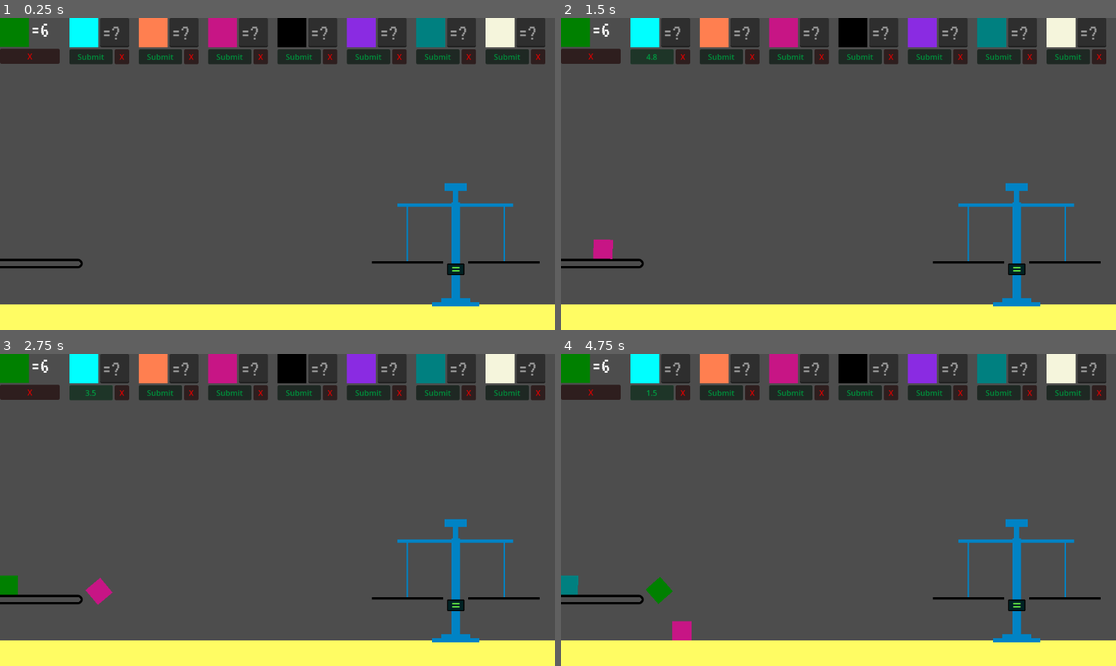
Above: before the commit, frames 1-4 (two rows, left to right).
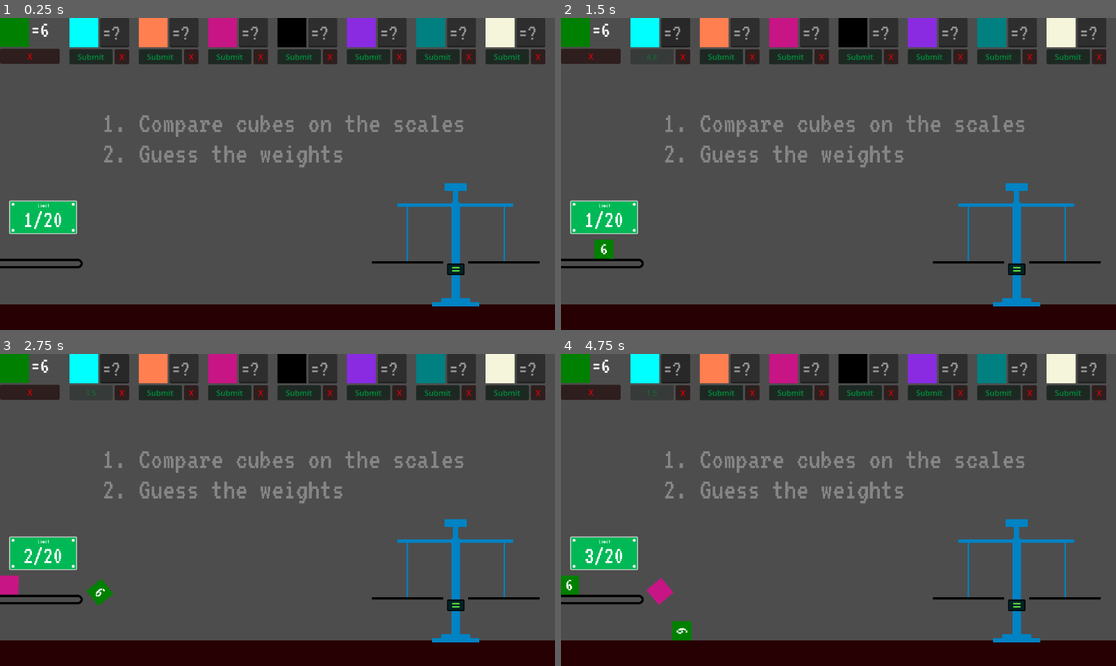
Above: after the commit, the same moments.

Repository: bjornarprytz/scale
Game: Godot game, scene res://main.tscn
Same seed, same stepped clock (60 frames per second), same inputs: the game is played once before the commit and once after it.
Inputs (mouse positions are in pixels of both pictures, inside the frame that each line leads up to):
- Up to frame 1 (0.25 s): no input
- Up to frame 2 (1.5 s): click (677, 33) at 0.52 s; type "Alex" at 0.6 s; click "Submit" at 1.25 s
- Up to frame 3 (2.75 s): click (88, 391) at 2 s, where only the run before the commit has a clickable "4.3"
- Up to frame 4 (4.75 s): click (649, 391) at 2.75 s, where only the run before the commit has a clickable "3.5"; click (649, 391) at 3.5 s, where only the run before the commit has a clickable "2.8"; click (649, 391) at 4.25 s, where only the run before the commit has a clickable "2.0"

The runs differ from the first frame. In frame 1, 11% of the frame differs, in the area x 0-100%, y 31-100%; in frame 2, 11%; in frame 3, 12%; in frame 4, 12%, in the area x 0-100%, y 11-100%.

Commit message:
Added some instructions and QoL

Diff:
--- a/src/autoload/autoload.gd
+++ b/src/autoload/autoload.gd
@@ -2,6 +2,7 @@
 class_name Global
 
 signal purge(kind: ElementCube.Kind)
+signal correct_guess(kind: ElementCube.Kind)
 signal game_over(won: bool)
 
 var kinds : Array[ElementCube.Kind] = []
@@ -23,10 +24,10 @@
 func submit_answer(kind: ElementCube.Kind, answer: int) -> bool:
 	if (kind.weight == answer and correct_answers.find(kind) == -1):
 		correct_answers.push_back(kind)
+		correct_guess.emit(kind)
 		if (correct_answers.size() == kinds.size()):
 			game_over.emit(true)
 		return true
-
 	else:
 		wrong_answers += 1
 
--- a/src/main.gd
+++ b/src/main.gd
@@ -1,6 +1,7 @@
 extends Node2D
 
 const MAX_SCORE := 69000
+const MAX_CUBES := 20
 var SPAWN_TIME := 2.0
 
 @onready var cube_spawner = preload("res://things/cube.tscn")
@@ -11,7 +12,7 @@
 @onready var info : GridContainer = $CanvasLayer/Control/AnswerGrid
 
 var won : bool
-var t := 100.0
+var t := 0.0
 var elapsed := 0.0
 
 func _ready() -> void:
@@ -35,6 +36,8 @@
 
 		info.add_child(an)
 
+	_spawn_cube(known_info)
+
 func _purge(kind: ElementCube.Kind):
 	for c in $Cubes.get_children():
 		if c.kind == kind:
@@ -45,6 +48,7 @@
 
 	if (win):
 		SPAWN_TIME = 0.5
+		$CanvasLayer/Instructions.visible = false
 		$CanvasLayer/WinText.visible = true
 		$CanvasLayer/Score.visible = true
 		$CanvasLayer/Score.add_text(str(_score_formula()))
@@ -55,12 +59,9 @@
 
 	if (t > SPAWN_TIME):
 		t = 0.0
-		if ($Cubes.get_child_count() < 20):
-			var cube = cube_spawner.instantiate() as ElementCube
-			cube.kind = Autoload.kinds.pick_random()
+		if ($Cubes.get_child_count() < MAX_CUBES):
+			_spawn_cube(Autoload.kinds.pick_random())
 
-			$Cubes.add_child(cube)
-			cube.position = spawn_point.position
 
 		if (won):
 			for c in $Cubes.get_children():
@@ -68,4 +69,14 @@
 
 
 func _score_formula() -> int:
-	return (MAX_SCORE - (elapsed * 10.0) - (Autoload.exploded_cubes * 1000.0)) / (Autoload.wrong_answers +1)
+	return float(MAX_SCORE - (elapsed * 10.0) - (Autoload.exploded_cubes * 1000.0)) / float(Autoload.wrong_answers +1)
+
+func _spawn_cube(kind: ElementCube.Kind):
+	var cube = cube_spawner.instantiate() as ElementCube
+	cube.kind = kind
+
+	$Cubes.add_child(cube)
+	cube.position = spawn_point.position
+
+	$CanvasLayer/CountPanel/Count.clear()
+	$CanvasLayer/CountPanel/Count.append_text("[center]" + str($Cubes.get_child_count()) + "/" + str(MAX_CUBES))
--- a/src/main.tscn
+++ b/src/main.tscn
@@ -10,6 +10,32 @@
 [sub_resource type="Theme" id="Theme_75p0t"]
 default_font = ExtResource("4_xs043")
 default_font_size = 256
+
+[sub_resource type="StyleBoxFlat" id="StyleBoxFlat_hnbky"]
+bg_color = Color(0, 0.721569, 0.337255, 1)
+border_width_left = 2
+border_width_top = 2
+border_width_right = 2
+border_width_bottom = 2
+corner_radius_top_left = 2
+corner_radius_top_right = 2
+corner_radius_bottom_right = 2
+corner_radius_bottom_left = 2
+
+[sub_resource type="Theme" id="Theme_h8kd7"]
+default_font = ExtResource("4_xs043")
+default_font_size = 256
+
+[sub_resource type="StyleBoxFlat" id="StyleBoxFlat_xv6ol"]
+bg_color = Color(1, 1, 1, 1)
+corner_radius_top_left = 4
+corner_radius_top_right = 4
+corner_radius_bottom_right = 4
+corner_radius_bottom_left = 4
+
+[sub_resource type="Theme" id="Theme_rq7eu"]
+default_font = ExtResource("4_xs043")
+default_font_size = 1256
 
 [node name="Game" type="Node2D"]
 script = ExtResource("1_860qy")
@@ -24,7 +50,7 @@
 offset_left = -578.0
 offset_right = 608.0
 offset_bottom = 57.0
-color = Color(1, 0.988235, 0.388235, 1)
+color = Color(0.14902, 0, 0.00784314, 1)
 
 [node name="Scale" parent="." instance=ExtResource("2_2c80t")]
 position = Vector2(946, 505)
@@ -76,3 +102,91 @@
 bbcode_enabled = true
 text = "[wave][rainbow freq=0.2]score:"
 fit_content = true
+
+[node name="CountPanel" type="Panel" parent="CanvasLayer"]
+offset_left = 19.0
+offset_top = 379.0
+offset_right = 160.0
+offset_bottom = 449.0
+theme_override_styles/panel = SubResource("StyleBoxFlat_hnbky")
+
+[node name="Count" type="RichTextLabel" parent="CanvasLayer/CountPanel"]
+layout_mode = 1
+anchors_preset = 8
+anchor_left = 0.5
+anchor_top = 0.5
+anchor_right = 0.5
+anchor_bottom = 0.5
+offset_left = -72.5
+offset_top = -21.0
+offset_right = 652.5
+offset_bottom = 274.0
+grow_horizontal = 2
+grow_vertical = 2
+scale = Vector2(0.2, 0.2)
+theme = SubResource("Theme_h8kd7")
+bbcode_enabled = true
+text = "[center]20/20"
+
+[node name="Text" type="RichTextLabel" parent="CanvasLayer/CountPanel"]
+layout_mode = 1
+anchors_preset = 8
+anchor_left = 0.5
+anchor_top = 0.5
+anchor_right = 0.5
+anchor_bottom = 0.5
+offset_left = -26.5
+offset_top = -31.0
+offset_right = 523.5
+offset_bottom = 149.0
+grow_horizontal = 2
+grow_vertical = 2
+scale = Vector2(0.1, 0.1)
+theme = SubResource("Theme_h8kd7")
+theme_override_font_sizes/normal_font_size = 128
+bbcode_enabled = true
+text = "[center]Limit"
+
+[node name="ColorRect4" type="Panel" parent="CanvasLayer/CountPanel"]
+layout_mode = 0
+offset_left = 5.0
+offset_top = 59.0
+offset_right = 11.0
+offset_bottom = 65.0
+theme_override_styles/panel = SubResource("StyleBoxFlat_xv6ol")
+
+[node name="ColorRect3" type="Panel" parent="CanvasLayer/CountPanel"]
+layout_mode = 0
+offset_left = 130.0
+offset_top = 59.0
+offset_right = 136.0
+offset_bottom = 65.0
+theme_override_styles/panel = SubResource("StyleBoxFlat_xv6ol")
+
+[node name="ColorRect2" type="Panel" parent="CanvasLayer/CountPanel"]
+layout_mode = 0
+offset_left = 130.0
+offset_top = 5.0
+offset_right = 136.0
+offset_bottom = 11.0
+theme_override_styles/panel = SubResource("StyleBoxFlat_xv6ol")
+
+[node name="ColorRect" type="Panel" parent="CanvasLayer/CountPanel"]
+layout_mode = 0
+offset_left = 5.0
+offset_top = 5.0
+offset_right = 11.0
+offset_bottom = 11.0
+theme_override_styles/panel = SubResource("StyleBoxFlat_xv6ol")
+
+[node name="Instructions" type="RichTextLabel" parent="CanvasLayer"]
+modulate = Color(1, 1, 1, 0.321569)
+offset_left = 212.0
+offset_top = 187.0
+offset_right = 15432.0
+offset_bottom = 2847.0
+scale = Vector2(0.05, 0.05)
+theme = SubResource("Theme_rq7eu")
+bbcode_enabled = true
+text = "1. Compare cubes on the scales
+2. Guess the weights"
--- a/src/project.godot
+++ b/src/project.godot
@@ -19,6 +19,10 @@
 
 Autoload="*res://autoload/autoload.tscn"
 
+[display]
+
+window/size/resizable=false
+
 [rendering]
 
 renderer/rendering_method="gl_compatibility"
--- a/src/things/answer.gd
+++ b/src/things/answer.gd
@@ -29,17 +29,18 @@
 	if (Autoload.submit_answer(my_kind, int(text_edit.text))):
 		submit.text = "Solved!"
 		tween.tween_property($H2/Submit/Sheen, "position:x", 150.0, 0.3)
+		await tween.finished
 	else:
 		Autoload.purge.emit(my_kind)
 
 		var penalty = float((Autoload.wrong_answers)) * 5.0
 		tween.tween_method(_set_submit_text_countdown, penalty, 0.0, penalty)
 
+		await tween.finished
 		text_edit.editable = true
 		submit.disabled = false
 		submit.text = "Submit"
 
-	await tween.finished
 	is_submitting = false
 
 func _set_submit_text_countdown(t: float):
--- a/src/things/cube.gd
+++ b/src/things/cube.gd
@@ -11,7 +11,12 @@
 var kind : Kind:
 	set(value):
 		kind = value
-		modulate = kind.color
+		$Color.modulate = kind.color
+		$Explosion.modulate = kind.color
+		if (Autoload.correct_answers.has(kind)):
+			_reveal_weight()
+		else:
+			Autoload.correct_guess.connect(_check_correct)
 
 @onready var boom : CPUParticles2D = $Explosion
 @onready var shape : CollisionShape2D = $Shape
@@ -20,6 +25,16 @@
 var momentum : Vector2
 var held : bool
 var hovered : bool
+
+func _check_correct(guessed_kind: ElementCube.Kind):
+	if guessed_kind == kind:
+		_reveal_weight()
+		Autoload.correct_guess.disconnect(_check_correct)
+
+func _reveal_weight():
+	$Weight.clear()
+	$Weight.append_text("[center]"+str(kind.weight))
+	$Weight.modulate = _get_contrast(kind.color)
 
 func _physics_process(delta: float) -> void:
 	var vp_rect = get_viewport_rect().grow(60.0)
@@ -44,6 +59,7 @@
 
 func explode():
 	$Color.visible = false
+	$Weight.visible = false
 	set_deferred("freeze", true)
 	shape.set_deferred("disabled", true)
 
@@ -81,3 +97,21 @@
 
 func _on_mouse_exited() -> void:
 	hovered = false
+
+func _get_contrast(c : Color) -> Color:
+	var red = c.r
+	var green = c.g
+	var blue = c.b
+	var alpha = c.a
+
+	# Convert red, green, and blue to relative luminance
+	var relative_luminance = 0.2126 * red + 0.7152 * green + 0.0722 * blue
+
+	# Determine if the contrast color should be light or dark
+	var contrast_color: Color
+	if relative_luminance > 0.5:
+		contrast_color = Color(0, 0, 0, alpha)
+	else:
+		contrast_color = Color(1, 1, 1, alpha)
+
+	return contrast_color
--- a/src/things/cube.tscn
+++ b/src/things/cube.tscn
@@ -1,12 +1,17 @@
-[gd_scene load_steps=4 format=3 uid="uid://ccgjssadsykiy"]
+[gd_scene load_steps=6 format=3 uid="uid://ccgjssadsykiy"]
 
 [ext_resource type="Script" path="res://things/cube.gd" id="1_talj7"]
+[ext_resource type="FontFile" uid="uid://ck5dgaslygqp3" path="res://things/VT323-Regular.ttf" id="2_4tu4y"]
 
 [sub_resource type="PhysicsMaterial" id="PhysicsMaterial_4aivi"]
 friction = 0.5
 
 [sub_resource type="RectangleShape2D" id="RectangleShape2D_xcpp7"]
 size = Vector2(40, 40)
+
+[sub_resource type="Theme" id="Theme_05hd1"]
+default_font = ExtResource("2_4tu4y")
+default_font_size = 256
 
 [node name="Cube" type="RigidBody2D"]
 input_pickable = true
@@ -47,6 +52,24 @@
 scale_amount_min = 2.0
 scale_amount_max = 20.0
 
+[node name="Weight" type="RichTextLabel" parent="."]
+anchors_preset = 8
+anchor_left = 0.5
+anchor_top = 0.5
+anchor_right = 0.5
+anchor_bottom = 0.5
+offset_left = -20.0
+offset_top = -20.0
+offset_right = 247.0
+offset_bottom = 247.0
+grow_horizontal = 2
+grow_vertical = 2
+scale = Vector2(0.15, 0.15)
+mouse_filter = 2
+theme = SubResource("Theme_05hd1")
+bbcode_enabled = true
+scroll_active = false
+
 [connection signal="body_entered" from="." to="." method="_on_RigidBody2D_body_entered"]
 [connection signal="mouse_entered" from="." to="." method="_on_mouse_entered"]
 [connection signal="mouse_exited" from="." to="." method="_on_mouse_exited"]
Not shown: 1 places in src/main.tscn that only renumber resources
Not shown, changed: readme.md
